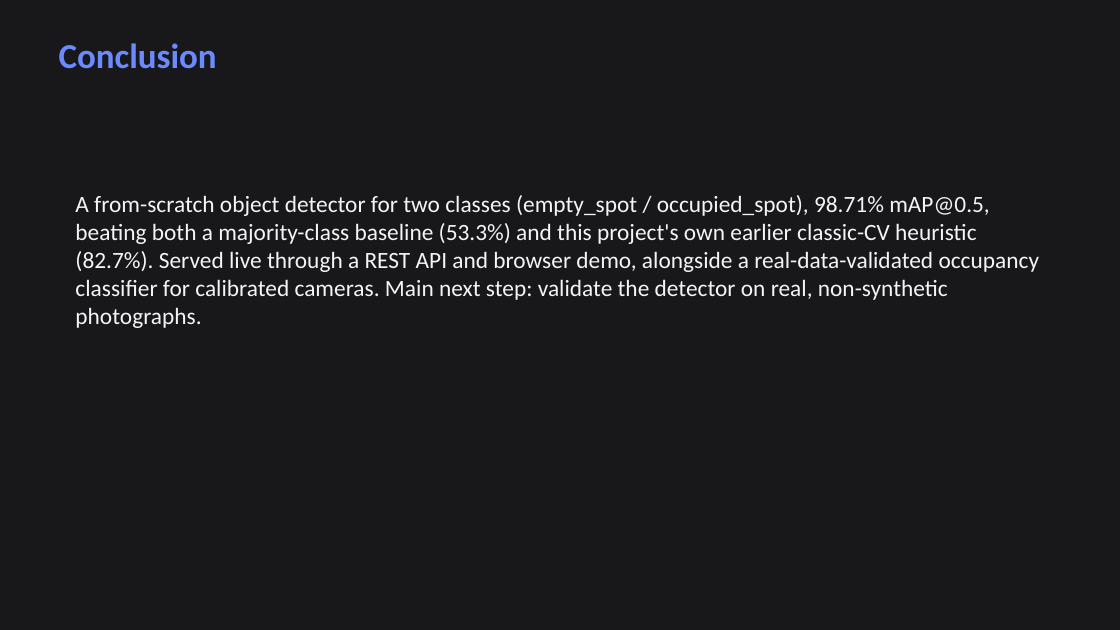
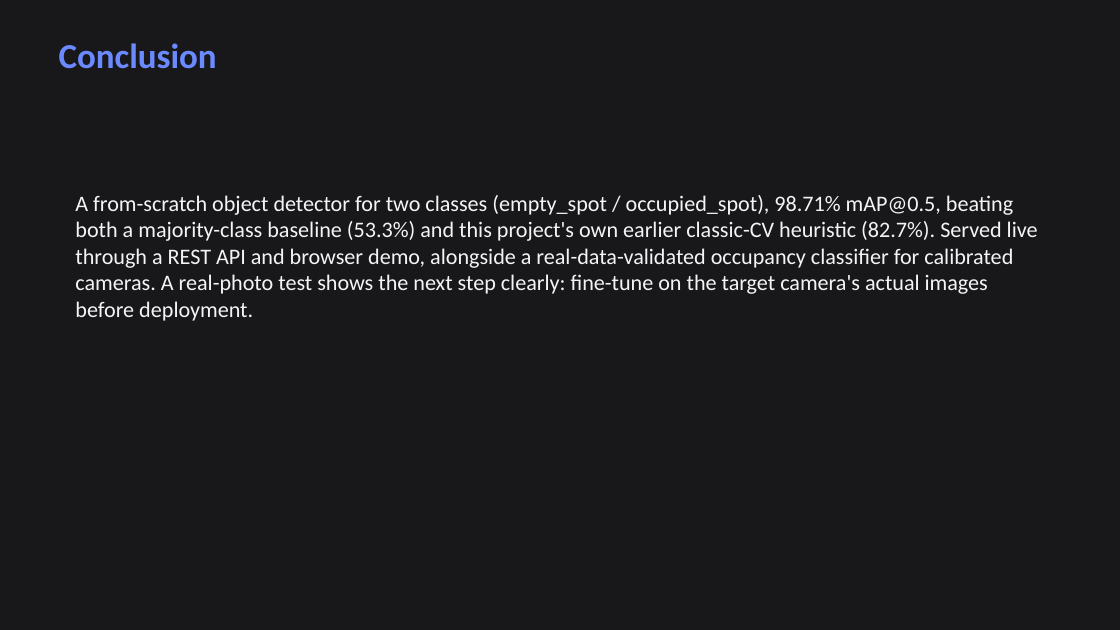
Before and after one commit to Tomiwa-ttt/Deep-Learning-2-Smart-Parking-Project, a slide deck: slide 16 of smartpark/report_assets/SmartPark_Slides.pptx (slide 15 before the commit). Drawn at 1120x630 pixels with LibreOffice and Linux fonts; fonts in the diff are those of the drawing. Boxes give left, top, right and bottom in pixels: in the first picture for what was removed or moved away, otherwise in the second. Text is boxed around its words. In the diff, an @@ line names an element or a change of style, - is before the commit and + after.

Commit message:
Add real-photo generalization test on CNRPark-EXT; remove dead node build scripts
Tests the synthetic-trained detector against 115 real, full-scene CNRPark-EXT
photos (real_photo_test.py streams a small partial download, no 450MB archive
needed). Finding: coarse car-cluster signal transfers, precise localization
and the empty_spot class do not -- consistent with this project's earlier 40%
cross-domain result for the classifier pipeline on the same dataset. Folded
into the report and slides so the real-world validation gap is a measured
result, not an open unknown.

Also removes build_report.js/build_slides.js (node-based, non-functional
without node in this environment, fully superseded by the python
build_report_docx.py / build_slides_pptx.py equivalents).

```diff
--- a/smartpark/report_assets/SmartPark_Slides.pptx
+++ b/smartpark/report_assets/SmartPark_Slides.pptx
@@ text at <box>75,195,1038,321</box>: text changed; size 20 to 19 pt @@
-A from-scratch object detector for two classes (empty_spot / occupied_spot), 98.71% mAP@0.5, beating both a majority-class baseline (53.3%) and this project's own earlier classic-CV heuristic (82.7%). Served live through a REST API and browser demo, alongside a real-data-validated occupancy classifier for calibrated cameras. Main next step: validate the detector on real, non-synthetic photographs.
+A from-scratch object detector for two classes (empty_spot / occupied_spot), 98.71% mAP@0.5, beating both a majority-class baseline (53.3%) and this project's own earlier classic-CV heuristic (82.7%). Served live through a REST API and browser demo, alongside a real-data-validated occupancy classifier for calibrated cameras. A real-photo test shows the next step clearly: fine-tune on the target camera's actual images before deployment.
```
Also in this commit, not shown: 1 other slide changed, 1 slide added, 9 other files.
